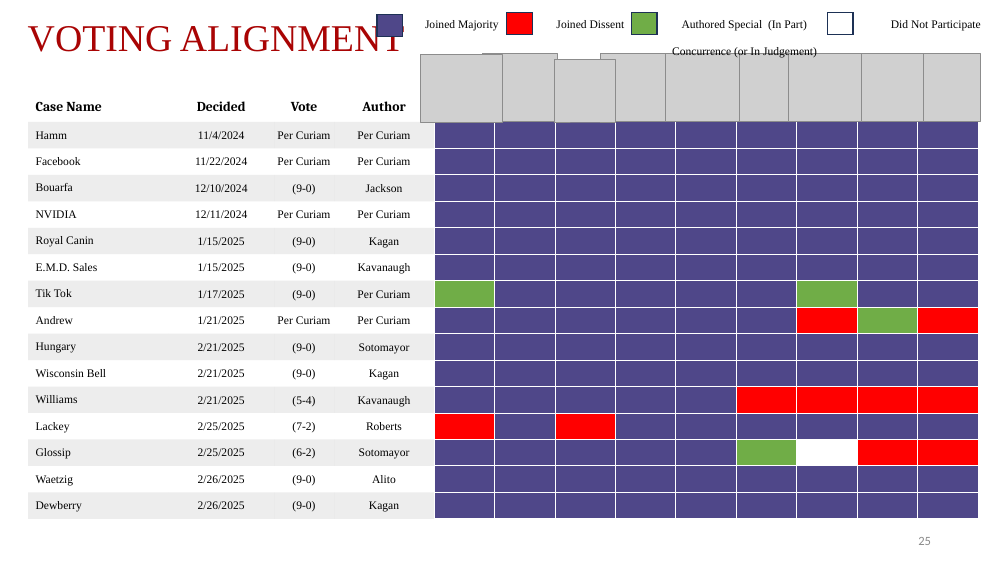
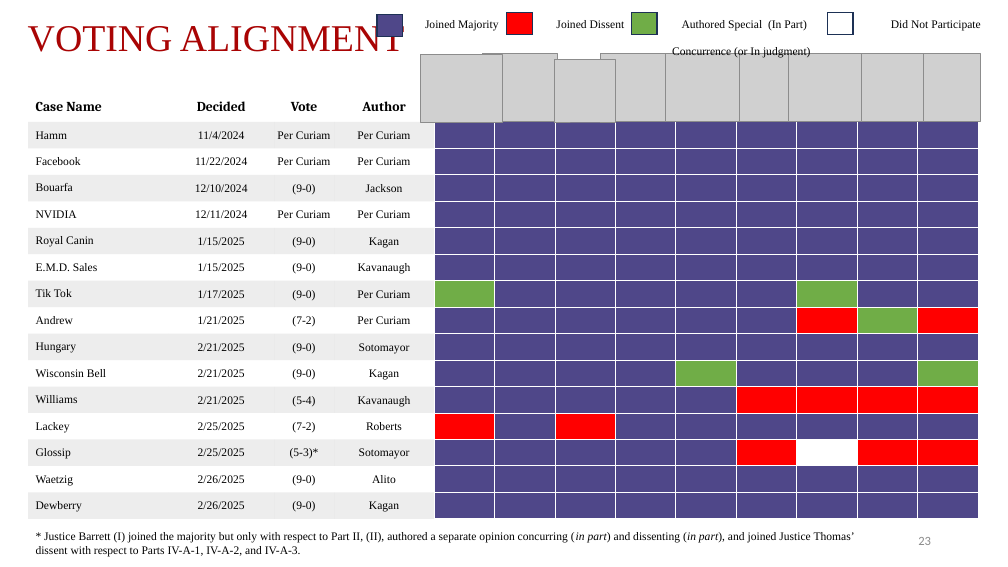
Before and after one commit to JakeTruscott/scotuswatch, a slide deck: slide 23 of Stat Reviews/OT24_StatReview/compilation/SCOTUSBlog/statpack_OT24.pptx (slide 25 before the commit). Drawn at 1008x567 pixels with LibreOffice and Linux fonts; fonts in the diff are those of the drawing; grey boxes stand for pictures. Boxes give left, top, right and bottom in pixels: in the first picture for what was removed or moved away, otherwise in the second. Text is boxed around its words. In the diff, an @@ line names an element or a change of style, - is before the commit and + after.

```diff
--- a/Stat Reviews/OT24_StatReview/compilation/SCOTUSBlog/statpack_OT24.pptx
+++ b/Stat Reviews/OT24_StatReview/compilation/SCOTUSBlog/statpack_OT24.pptx
@@ text at (x1=425, y1=20, x2=980, y2=59): text changed @@
-Joined Majority Joined Dissent Authored Special (In Part) Did Not Participate
-Concurrence (or In Judgement)
+Joined Majority Joined Dissent Authored Special (In Part) Did Not Participate
+Concurrence (or In judgment)
@@ table at (x1=28, y1=93, x2=979, y2=519) @@
-row 9, column 3: Per Curiam
+row 9, column 3: (7-2)
-row 14, column 3: (6-2)
+row 14, column 3: (5-3)*
@@ fill #4F4789 to #70AD47 in 2 cells @@
@@ fill #70AD47 to #FF0000 in row 14, column 10 @@
@@ text added at (x1=36, y1=532, x2=855, y2=557), 11 pt, text #000000 @@
+* Justice Barrett (I) joined the majority but only with respect to Part II, (II), authored a separate opinion concurring (in part) and dissenting (in part), and joined Justice Thomas’ dissent with respect to Parts IV-A-1, IV-A-2, and IV-A-3.
```
Also in this commit, not shown: 24 other slides changed, 2 slides removed, 25 other files.
